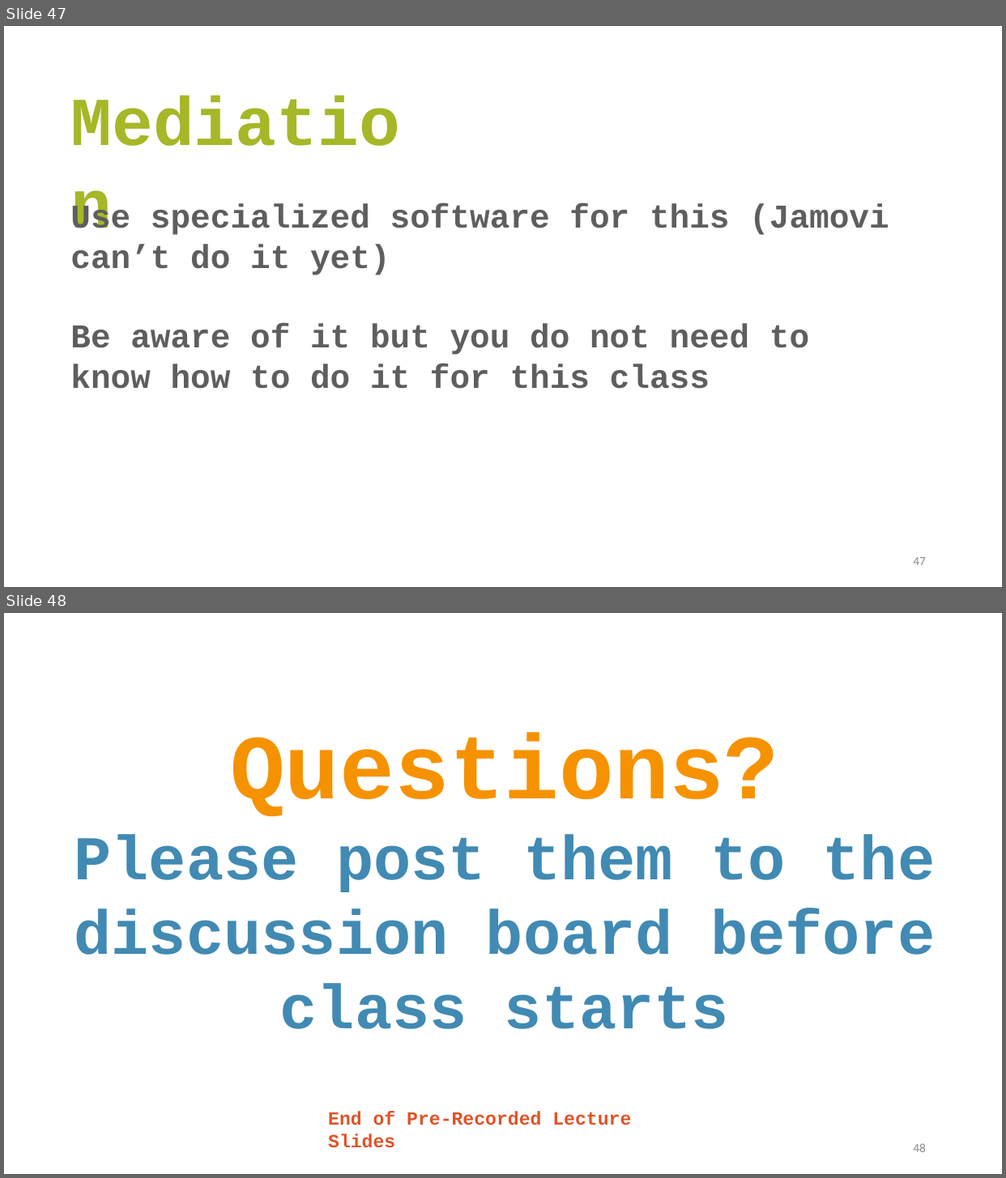
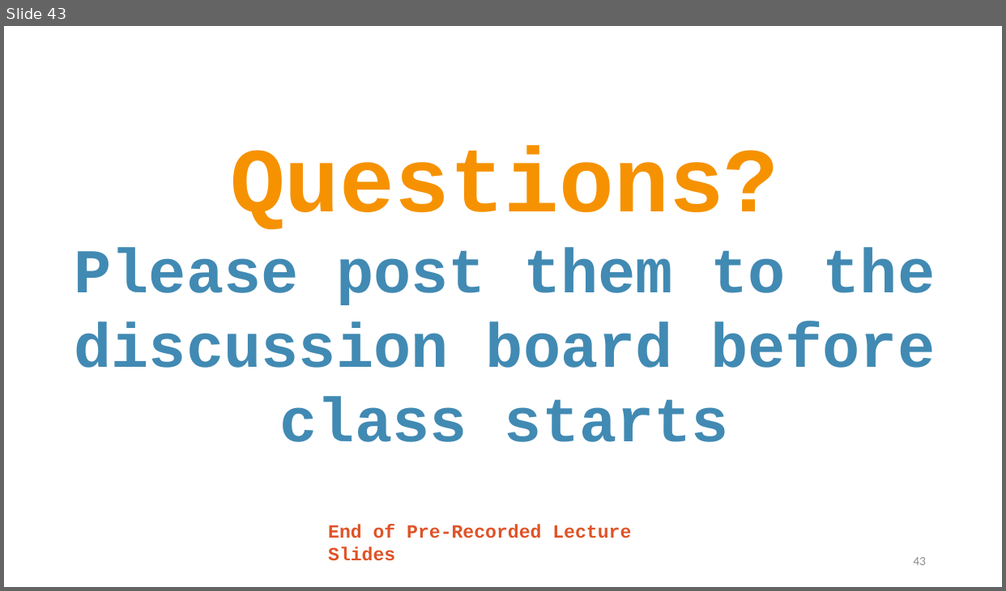
Before and after one commit to TysonStanley/EDU-6050, a slide deck: Slides/13_EDUC_6050_2018.pptx. Shown one above the other, each under a label of ours: slides 47 and 48 before the commit, slide 43 after it. The pictures are 1006x1178 and 1006x591 pixels, drawn with LibreOffice and Linux fonts; fonts in the diff are those of the drawing. Boxes give left, top, right and bottom in pixels: in the first picture for what was removed or moved away, otherwise in the second. Text is boxed around its words. In the diff, an @@ line names an element or a change of style, - is before the commit and + after.

Commit message:
updated slides

```diff
--- a/Slides/13_EDUC_6050_2018.pptx
+++ b/Slides/13_EDUC_6050_2018.pptx
@@ slide 47 removed at [4, 26, 1002, 587], background #FFFFFF @@
@@ text removed at [63, 74, 421, 165] @@
-Mediation
@@ text removed at [70, 204, 889, 389] @@
-Use specialized software for this (Jamovi can’t do it yet)
-Be aware of it but you do not need to know how to do it for this class
@@ page number removed at [913, 557, 926, 565] @@
-47
@@ what was slide 48 is now slide 43 @@
@@ page number at [913, 557, 926, 565]: text changed @@
-48
+43
```
Also in this commit, not shown: 4 other slides removed, 2 other files.
